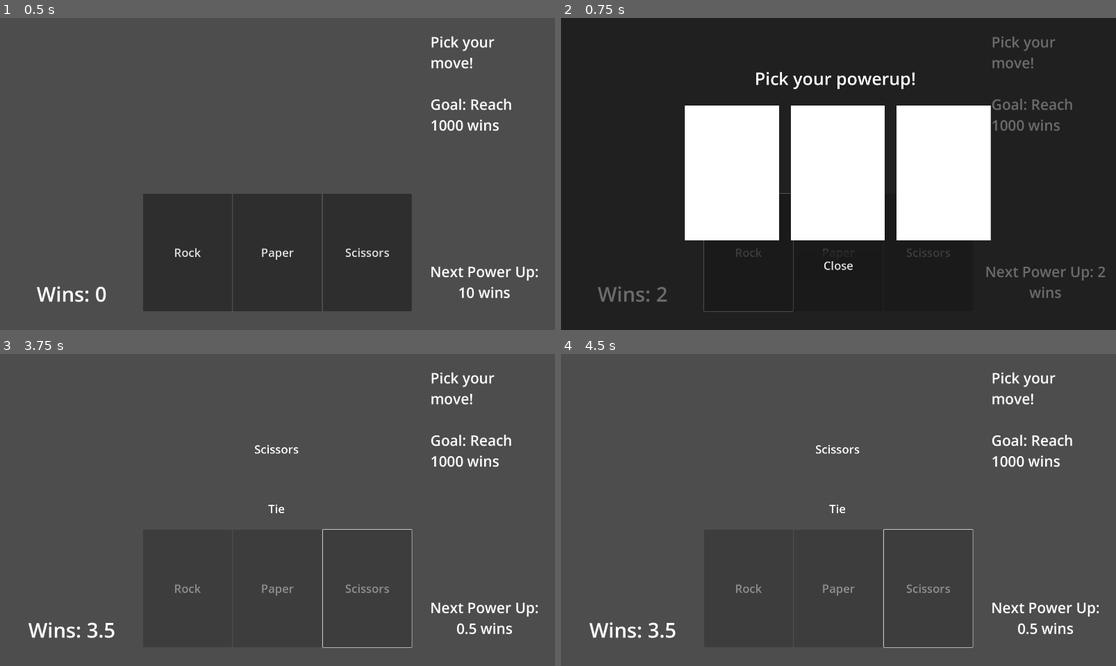
Above: before the commit, frames 1-4 (two rows, left to right).
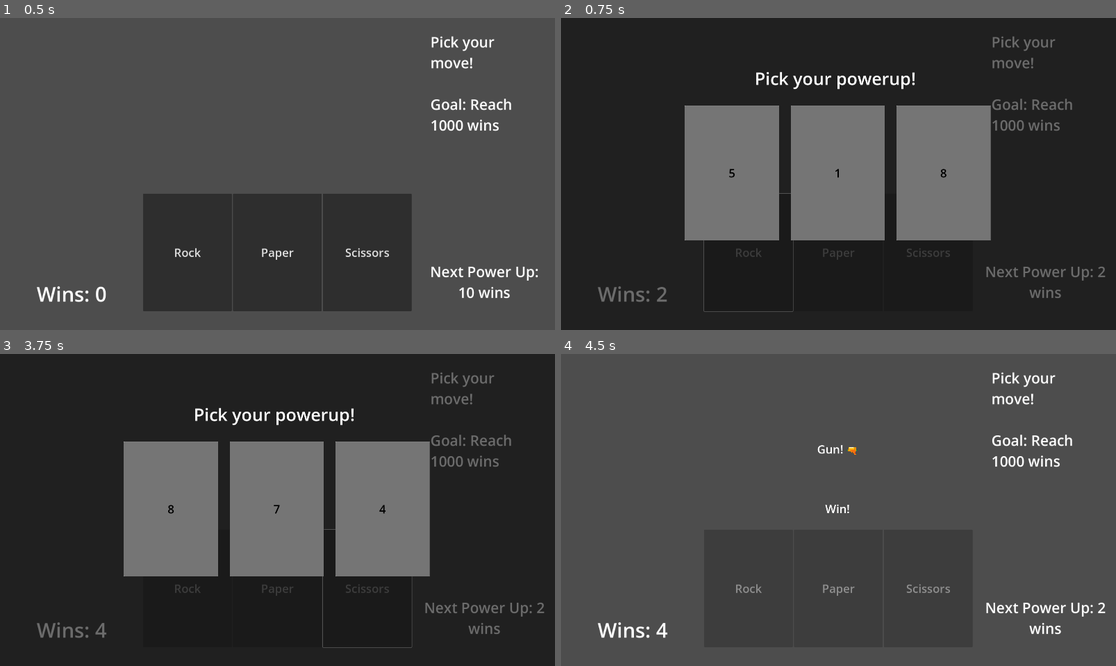
Above: after the commit, the same moments.

Repository: cinpear/rock-paper-scissors-shoot
Game: Godot game, scene res://control.tscn
Two runs of this game, one before a commit and one after it. Both use one fixed random seed, a clock stepped at 60 frames per second and the inputs below.
Inputs (mouse positions are in pixels of both pictures, inside the frame that each line leads up to):
- Up to frame 1 (0.5 s): no input
- Up to frame 2 (0.75 s): click "Rock" at 0.5 s
- Up to frame 3 (3.75 s): click (172, 510) at 1.25 s; click "Paper" at 2 s; tap Enter at 2.75 s; click "Scissors" at 3.5 s
- Up to frame 4 (4.5 s): click (733, 510) at 4.25 s, where only the run after the commit has a clickable "8"

Frame 1 is identical in both runs. In frame 2, 22% of the frame differs, in the area x 22-78%, y 28-81%; in frame 3, 100%, in the area x 0-100%, y 0-100%; in frame 4, 1.4%.

Commit message:
randomizing and picking powerups

Diff:
--- a/control.gd
+++ b/control.gd
@@ -3,6 +3,7 @@
 @onready var rng = RandomNumberGenerator.new()
 var wins = 0.0
 var nextPowerup = [2, 4, 6, 8, 10, 12, 14, 16, 18]
+# var nextPowerup = [10, 20, 30, 40, 60, 80, 160, 320, 640]
 var nextPowerupIndex = 0
 
 # Called when the node enters the scene tree for the first time.
--- a/global.gd
+++ b/global.gd
@@ -5,5 +5,5 @@
 var lossAmount = -1.0
 var winAmount = 1.0
 var winMult = 1.0
-var gunChance = 50
+var gunChance = 100
 var numPowerup = 0
--- a/powerup.gd
+++ b/powerup.gd
@@ -1,4 +1,6 @@
 extends Control
+
+@onready var powerup = [10, 10, 10]
 
 # Called when the node enters the scene tree for the first time.
 func _ready() -> void:
@@ -8,7 +10,54 @@
 func _process(delta: float) -> void:
 	pass
 
+func _on_visibility_changed() -> void:
+	if ($".".visible == true):
+		var rng = RandomNumberGenerator.new()
+		print (global.numPowerup)
+		if (global.numPowerup == 7):
+			$HBoxContainer/Button3.disabled = true
+			$HBoxContainer/Button3/ColorRect.visible = false
+			for i in range(len(global.powerupBought)):
+				if global.powerupBought[i] == false:
+					if powerup[0] == 10:
+						$HBoxContainer/Button.text = str(i)
+						powerup[0] = i
+					else:
+						$HBoxContainer/Button2.text = str(i)
+						powerup[1] = i
+		elif (global.numPowerup == 8):
+			$HBoxContainer/Button3.disabled = true
+			$HBoxContainer/Button3/ColorRect.visible = false
+			$HBoxContainer/Button2.disabled = true
+			$HBoxContainer/Button2/ColorRect.visible = false
+			for i in range(len(global.powerupBought)):
+				if global.powerupBought[i] == false:
+					$HBoxContainer/Button.text = str(i)
+					powerup[0] = i
+		else:
+			while powerup[2] == 10:
+				var rand = rng.randi_range(0, 8)
+				if global.powerupBought[rand] == false:
+					if powerup[0] == 10:
+						powerup[0] = rand
+						$HBoxContainer/Button.text = str(rand)
+						global.powerupBought[rand] = true
+					elif powerup[1] == 10:
+						powerup[1] = rand
+						$HBoxContainer/Button2.text = str(rand)
+						global.powerupBought[rand] = true
+					else:
+						powerup[2] = rand
+						$HBoxContainer/Button3.text = str(rand)
+						global.powerupBought[rand] = true
+
+
+
 func close():
+	powerup = [10, 10, 10]
+	$HBoxContainer/Button.text = ""
+	$HBoxContainer/Button2.text = ""
+	$HBoxContainer/Button3.text = ""
 	$".".visible = false
 	$"../ColorRect".visible = false
 
@@ -17,25 +66,30 @@
 
 func _on_button_pressed() -> void:
 	global.numPowerup += 1
+	if powerup[0] != 10:
+		global.powerupBought[powerup[0]] = true
+	if powerup[1] != 10:
+		global.powerupBought[powerup[1]] = false
+	if powerup[2] != 10:
+		global.powerupBought[powerup[2]] = false
 	close()
 
 func _on_button_2_pressed() -> void:
 	global.numPowerup += 1
+	if powerup[0] != 10:
+		global.powerupBought[powerup[0]] = false
+	if powerup[1] != 10:
+		global.powerupBought[powerup[1]] = true
+	if powerup[2] != 10:
+		global.powerupBought[powerup[2]] = false
 	close()
 
 func _on_button_3_pressed() -> void:
 	global.numPowerup += 1
+	if powerup[0] != 10:
+		global.powerupBought[powerup[0]] = false
+	if powerup[1] != 10:
+		global.powerupBought[powerup[1]] = false
+	if powerup[2] != 10:
+		global.powerupBought[powerup[2]] = true
 	close()
-
-func _on_visibility_changed() -> void:
-	if ($".".visible == true):
-		var rng = RandomNumberGenerator.new()
-		print (global.numPowerup)
-		if (global.numPowerup == 7):
-			$HBoxContainer/Button3.disabled = true
-			$HBoxContainer/Button3/ColorRect.visible = false
-		elif (global.numPowerup == 8):
-			$HBoxContainer/Button3.disabled = true
-			$HBoxContainer/Button3/ColorRect.visible = false
-			$HBoxContainer/Button2.disabled = true
-			$HBoxContainer/Button2/ColorRect.visible = false
--- a/powerup.tscn
+++ b/powerup.tscn
@@ -16,11 +16,14 @@
 theme_override_constants/separation = 40
 
 [node name="Button" type="Button" parent="HBoxContainer"]
-z_index = 1
+z_index = 8
 layout_mode = 2
 size_flags_horizontal = 3
+theme_override_colors/font_color = Color(0, 0, 0, 1)
+theme_override_font_sizes/font_size = 40
 
 [node name="ColorRect" type="ColorRect" parent="HBoxContainer/Button"]
+show_behind_parent = true
 clip_contents = true
 layout_mode = 0
 offset_right = 326.0
@@ -31,8 +34,12 @@
 z_index = 1
 layout_mode = 2
 size_flags_horizontal = 3
+theme_override_colors/font_color = Color(0, 0, 0, 1)
+theme_override_font_sizes/font_size = 40
 
 [node name="ColorRect" type="ColorRect" parent="HBoxContainer/Button2"]
+show_behind_parent = true
+visibility_layer = 2
 clip_contents = true
 layout_mode = 0
 offset_right = 326.0
@@ -43,8 +50,12 @@
 z_index = 1
 layout_mode = 2
 size_flags_horizontal = 3
+theme_override_colors/font_color = Color(0, 0, 0, 1)
+theme_override_font_sizes/font_size = 40
 
 [node name="ColorRect" type="ColorRect" parent="HBoxContainer/Button3"]
+show_behind_parent = true
+visibility_layer = 2
 clip_contents = true
 layout_mode = 0
 offset_right = 326.0
@@ -63,6 +74,7 @@
 vertical_alignment = 1
 
 [node name="closeButton" type="Button" parent="."]
+visible = false
 layout_mode = 0
 offset_left = 817.0
 offset_top = 808.0
